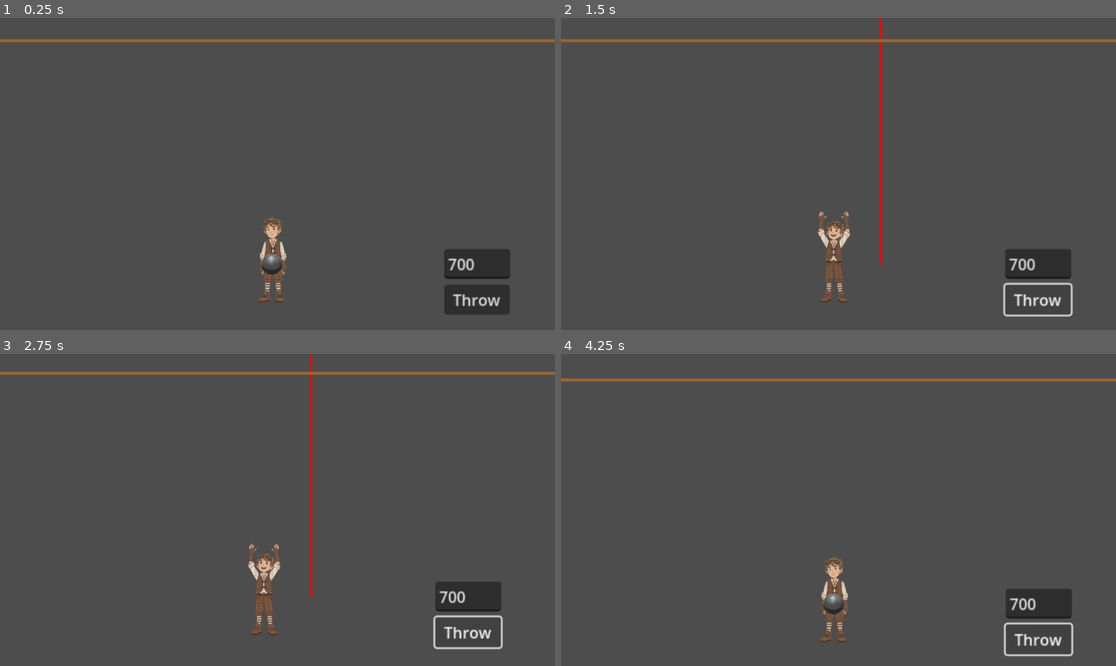
Above: before the commit, frames 1-4 (two rows, left to right).
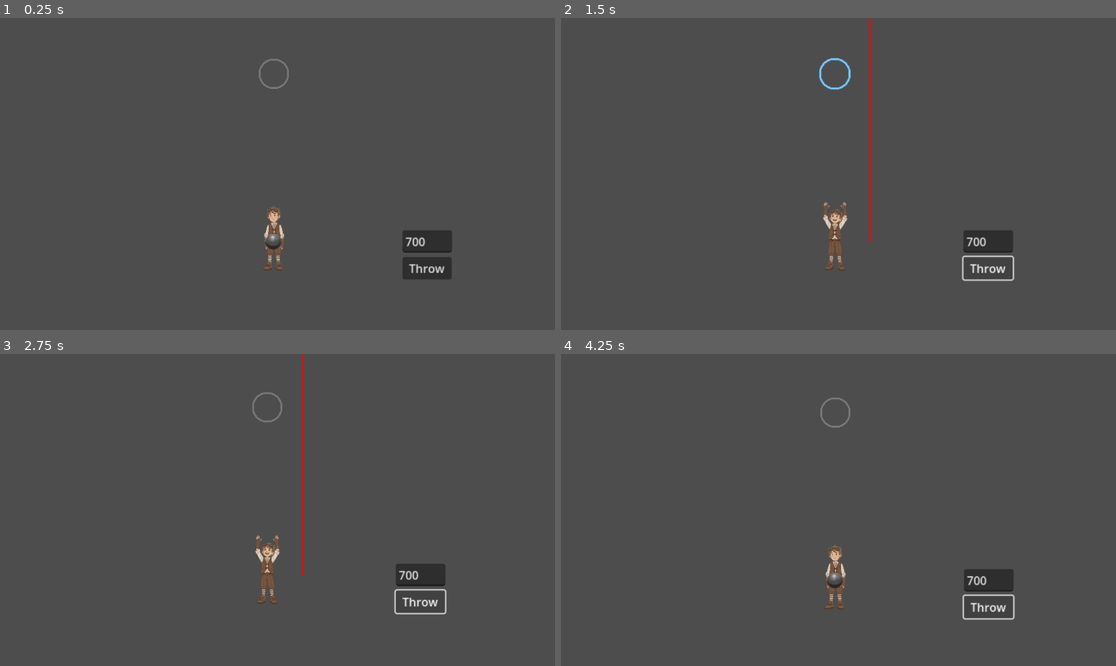
Above: after the commit, the same moments.

Repository: vasyukovin/physics
Game: Godot game, scene res://playground.tscn
The game is run twice, just before and just after one commit, with the same random seed, the same clock (stepped at 60 frames per second) and the same inputs.
Inputs:
- Up to frame 1 (0.25 s): no input
- Up to frame 2 (1.5 s): click "Throw" at 0.5 s; click "Throw" at 1.25 s
- Up to frame 3 (2.75 s): click "Throw" at 2 s
- Up to frame 4 (4.25 s): no input

The runs differ from the first frame. In frame 1, 5.1% of the frame differs, in the area x 0-100%, y 6-95%; in frame 2, 4.8%; in frame 3, 4.7%; in frame 4, 4.3%.

Commit message:
Refactor target height line to use Sprite2D and implement procedural ring indicator for ball height detection in playground.gd

Diff:
--- a/playground.gd
+++ b/playground.gd
@@ -6,7 +6,7 @@
 @onready var player_sprite: Sprite2D = $Player/Sprite2D
 @onready var height_line: Line2D = $HeightIndicator
 @onready var height_label: Label = $HeightLabel
-@onready var target_height_line: Line2D = $TargetHeightLine
+@onready var target_height_line: Sprite2D = $TargetHeightLine
 @onready var camera: Camera2D = $Camera2D
 
 @export var hand_y_offset: float = 380.0
@@ -14,6 +14,12 @@
 @export var line_x_offset: float = 50.0  # Distance from ball to line
 @export var shake_intensity: float = 15.0  # How strong the shake is
 @export var shake_duration: float = 2  # How long the shake lasts (in seconds)
+
+# Target ring (procedural circle indicator)
+@export var target_tolerance_px: float = 10.0  # Allowed center offset for a "hit"
+@export var target_ring_line_width_px: float = 3.0
+@export var target_ring_idle_alpha: float = 0.25
+@export var target_hit_color: Color = Color(0.2, 0.6, 1.0, 1.0)
 
 var default_ball_position: Vector2
 var hand_position_y: float
@@ -26,6 +32,7 @@
 var camera_original_offset: Vector2 = Vector2.ZERO  # Store original camera offset
 var shake_timer: float = 0.0  # Timer for shake duration
 var is_shaking: bool = false  # Whether camera is currently shaking
+var target_ring_radius_px: float = 0.0
 
 func _ready():
 	default_ball_position = ball.global_position
@@ -52,17 +59,25 @@
 
 	# Initialize static target height line above player
 	if target_height_line:
-		target_height_line.width = 3.0
-		target_height_line.default_color = Color(0.6, 0.4, 0.2)  # Brown color
 		target_height_line.visible = true
 
-		# Create a static horizontal line above the player
-		var line_length: float = 2000.0
+
 		target_line_y = starting_ball_y - 232.69947052002  # Fixed Y position above player
 
-		target_height_line.clear_points()
-		target_height_line.add_point(Vector2(-line_length, target_line_y))
-		target_height_line.add_point(Vector2(line_length, target_line_y))
+		if player_sprite:
+			var player_x = player_sprite.global_position.x
+			target_height_line.global_position = Vector2(player_x, target_line_y)
+
+		# Procedural ring: same size as ball + tolerance (for "forgiveness")
+		var ball_radius := _get_ball_radius_px()
+		target_ring_radius_px = ball_radius + target_tolerance_px
+
+		target_height_line.texture = _make_ring_texture(target_ring_radius_px, target_ring_line_width_px)
+		target_height_line.centered = true
+		target_height_line.material = null
+		target_height_line.scale = Vector2.ONE
+		target_height_line.modulate = Color(1, 1, 1, target_ring_idle_alpha)
+		target_height_line.z_index = 10
 
 	# Store original camera offset
 	if camera:
@@ -208,12 +223,6 @@
 	# Calculate highest point of ball (top of ball = center_y - radius)
 	var highest_point_y = ball_center_y - ball_radius
 
-	# Tolerance for "perfectly on line"
-	var tolerance: float = 10.0
-
-	# Calculate distance from center to line
-	var distance_from_line = abs(ball_center_y - target_line_y)
-
 	# Trigger 1: Highest point is below the line
 	# (Y increases downward, so higher Y = lower position)
 	if highest_point_y > target_line_y:
@@ -228,11 +237,18 @@
 			print("ТРИГГЕР 2: Центр шара выше линии")
 			_start_camera_shake()  # Start earthquake effect
 
-	# Trigger 3: Center of ball is on the line (within tolerance)
-	if distance_from_line <= tolerance:
-		if not triggers_fired.get("on_line", false):
-			triggers_fired["on_line"] = true
-			print("ТРИГГЕР 3: Центр шара идеально на линии (погрешность: %.2f пикселей)" % distance_from_line)
+	# Trigger 3: "Hit" when ball center is close enough to target circle center (2D distance)
+	if target_height_line:
+		var ball_pos := ball.global_position
+		var target_pos := target_height_line.global_position
+		var dist := ball_pos.distance_to(target_pos)
+
+		# Note: ring radius is ball_radius + tolerance; for a "hit" we check center offset <= tolerance
+		if dist <= target_tolerance_px:
+			if not triggers_fired.get("on_line", false):
+				triggers_fired["on_line"] = true
+				print("ТРИГГЕР 3: попадание в цель (dist=%.2f px)" % dist)
+				_play_target_hit_fx()
 
 func _start_camera_shake():
 	"""Start the camera shake effect (earthquake)"""
@@ -262,3 +278,84 @@
 			randf_range(-current_intensity, current_intensity)
 		)
 		camera.offset = camera_original_offset + random_offset
+
+func _get_ball_radius_px() -> float:
+	# 1) Prefer collision radius (physics-accurate)
+	if ball and ball.has_node("CollisionShape2D"):
+		var cs := ball.get_node("CollisionShape2D") as CollisionShape2D
+		if cs and cs.shape is CircleShape2D:
+			var r := (cs.shape as CircleShape2D).radius
+			if r > 0.0:
+				return r
+
+	# 2) Fallback: estimate from sprite size * scale
+	if ball and ball.has_node("Sprite2D"):
+		var s := ball.get_node("Sprite2D") as Sprite2D
+		if s and s.texture:
+			var size := s.texture.get_size()
+			return 0.5 * size.x * s.scale.x
+
+	return 10.0
+
+func _make_ring_texture(radius_px: float, line_width_px: float) -> Texture2D:
+	var pad := int(ceil(line_width_px)) + 2
+	var r := float(radius_px)
+	var lw := float(line_width_px)
+
+	var size := int(ceil((r + pad) * 2.0))
+	size = max(size, 8)
+
+	var img := Image.create(size, size, false, Image.FORMAT_RGBA8)
+	img.fill(Color(0, 0, 0, 0))
+
+	var c := Vector2(size * 0.5, size * 0.5)
+	var half := lw * 0.5
+
+	for y in range(size):
+		for x in range(size):
+			var d := Vector2(x + 0.5, y + 0.5).distance_to(c)
+			if abs(d - r) <= half:
+				img.set_pixel(x, y, Color(1, 1, 1, 1))
+
+	return ImageTexture.create_from_image(img)
+
+func _ensure_add_material(ci: CanvasItem) -> void:
+	var m := ci.material as CanvasItemMaterial
+	if m == null:
+		m = CanvasItemMaterial.new()
+		ci.material = m
+	m.blend_mode = CanvasItemMaterial.BLEND_MODE_ADD
+
+func _play_target_hit_fx() -> void:
+	if not target_height_line:
+		return
+
+	# Glow on the ring
+	_ensure_add_material(target_height_line)
+	target_height_line.modulate = target_hit_color
+
+	var tween := create_tween()
+	tween.tween_property(target_height_line, "scale", Vector2.ONE * 1.08, 0.12).from(Vector2.ONE)
+	tween.tween_property(target_height_line, "scale", Vector2.ONE, 0.18)
+	tween.parallel().tween_property(target_height_line, "modulate:a", 0.15, 0.45).from(1.0)
+	tween.tween_callback(func():
+		# return to idle
+		target_height_line.material = null
+		target_height_line.modulate = Color(1, 1, 1, target_ring_idle_alpha)
+		target_height_line.scale = Vector2.ONE
+	)
+
+	# Flash ring (one-shot)
+	var flash := Sprite2D.new()
+	flash.texture = _make_ring_texture(target_ring_radius_px, target_ring_line_width_px * 2.0)
+	flash.centered = true
+	flash.global_position = target_height_line.global_position
+	flash.z_index = target_height_line.z_index + 1
+	flash.modulate = target_hit_color
+	_ensure_add_material(flash)
+	add_child(flash)
+
+	var t2 := create_tween()
+	t2.tween_property(flash, "scale", Vector2.ONE * 1.35, 0.18).from(Vector2.ONE * 0.85)
+	t2.parallel().tween_property(flash, "modulate:a", 0.0, 0.18).from(1.0)
+	t2.tween_callback(flash.queue_free)
--- a/playground.tscn
+++ b/playground.tscn
@@ -39,7 +39,7 @@
 
 [node name="Camera2D" type="Camera2D" parent="."]
 position = Vector2(587, 247)
-zoom = Vector2(2, 2)
+zoom = Vector2(1.5, 1.5)
 
 [node name="HeightIndicator" type="Line2D" parent="."]
 points = PackedVector2Array(0, 2)
@@ -51,5 +51,4 @@
 offset_bottom = 345.0
 text = "0.00 m"
 
-[node name="TargetHeightLine" type="Line2D" parent="."]
-points = PackedVector2Array(0, 2)
+[node name="TargetHeightLine" type="Sprite2D" parent="."]
